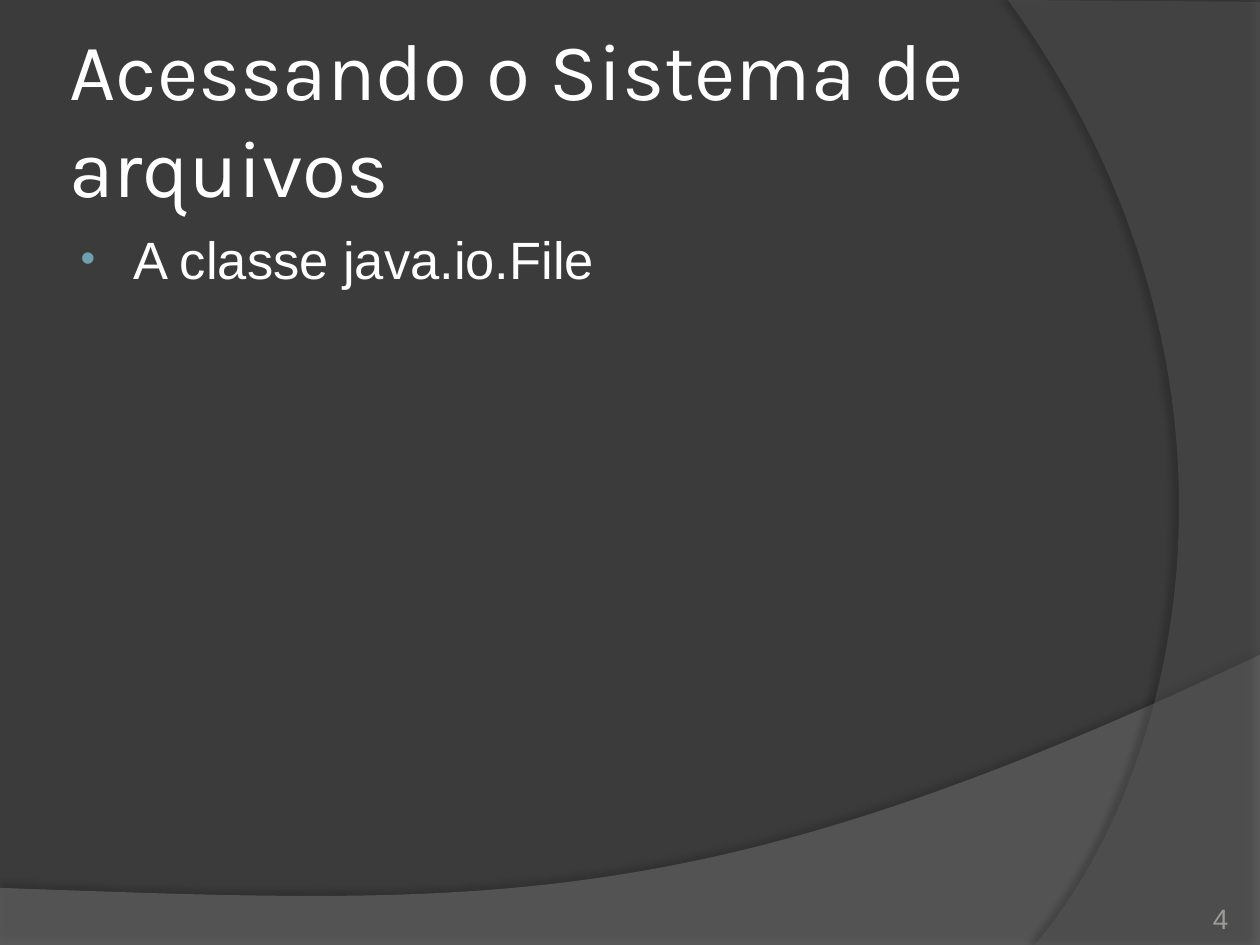
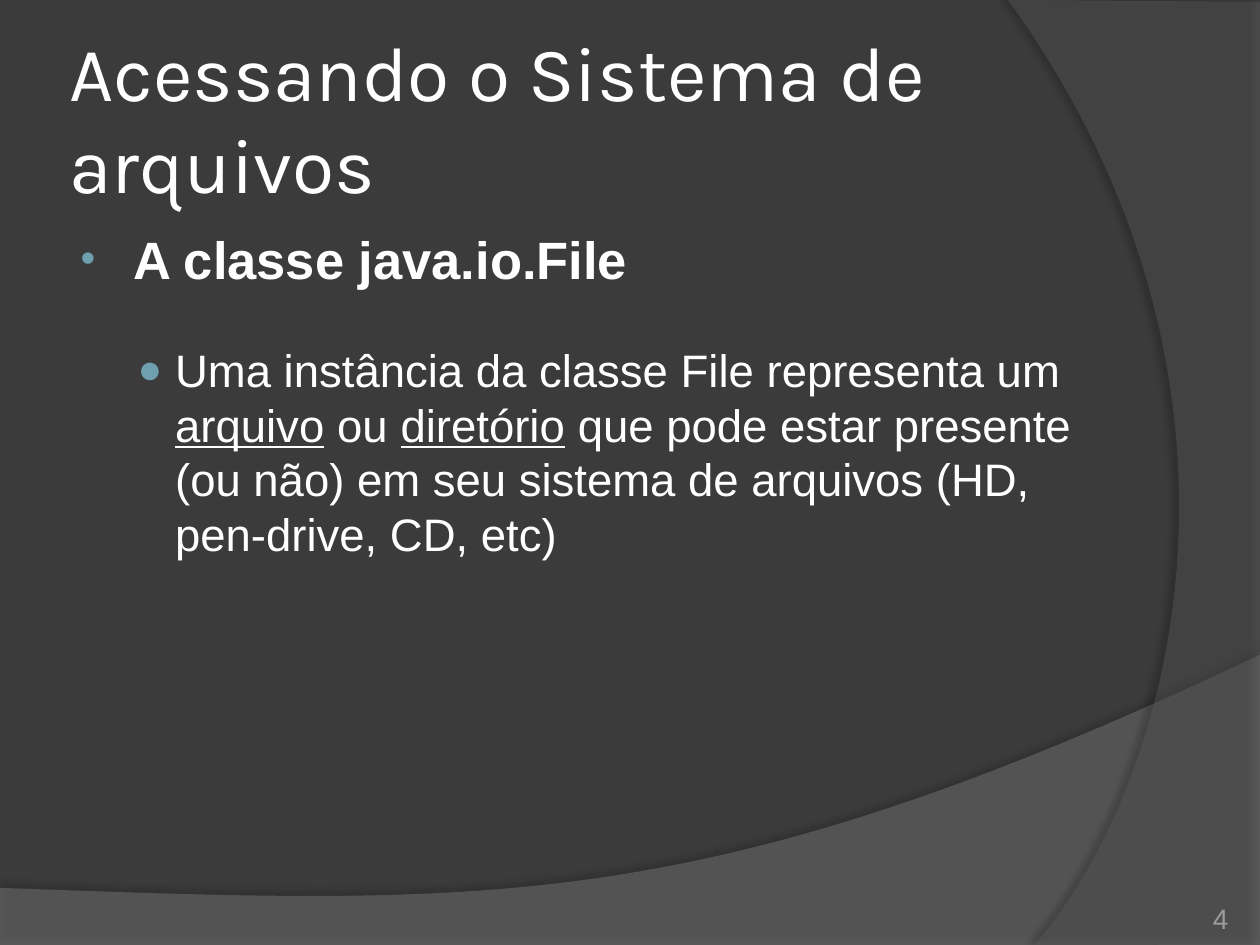
Before and after one commit to duchesqui/slzvieira-training, a slide deck: slide 4 of 2-Java-Programmer-Modulo-II/16.Capitulo10.pptx. Drawn at 1260x945 pixels with LibreOffice and Linux fonts; fonts in the diff are those of the drawing. Boxes give left, top, right and bottom in pixels: in the first picture for what was removed or moved away, otherwise in the second. Text is boxed around its words. In the diff, an @@ line names an element or a change of style, - is before the commit and + after.

Commit message:
Capítulo 10: Java I/O - Manipulação do sistema de arquivos com a classe File

```diff
--- a/2-Java-Programmer-Modulo-II/16.Capitulo10.pptx
+++ b/2-Java-Programmer-Modulo-II/16.Capitulo10.pptx
@@ title "Acessando o Sistema de arquivos" at [69,48,924,211]: size 46 to 44 pt @@
@@ text at [133,241,627,290]: bold on in "A classe java.io.File"; more space between paragraphs @@
@@ text at [175,354,1071,560]: paragraph added @@
+  ● Uma instância da classe File representa um arquivo ou diretório que pode estar presente (ou não) em seu sistema de arquivos (HD, pen-drive, CD, etc)
```
Also in this commit, not shown: 1 other slide changed, 21 slides added.
